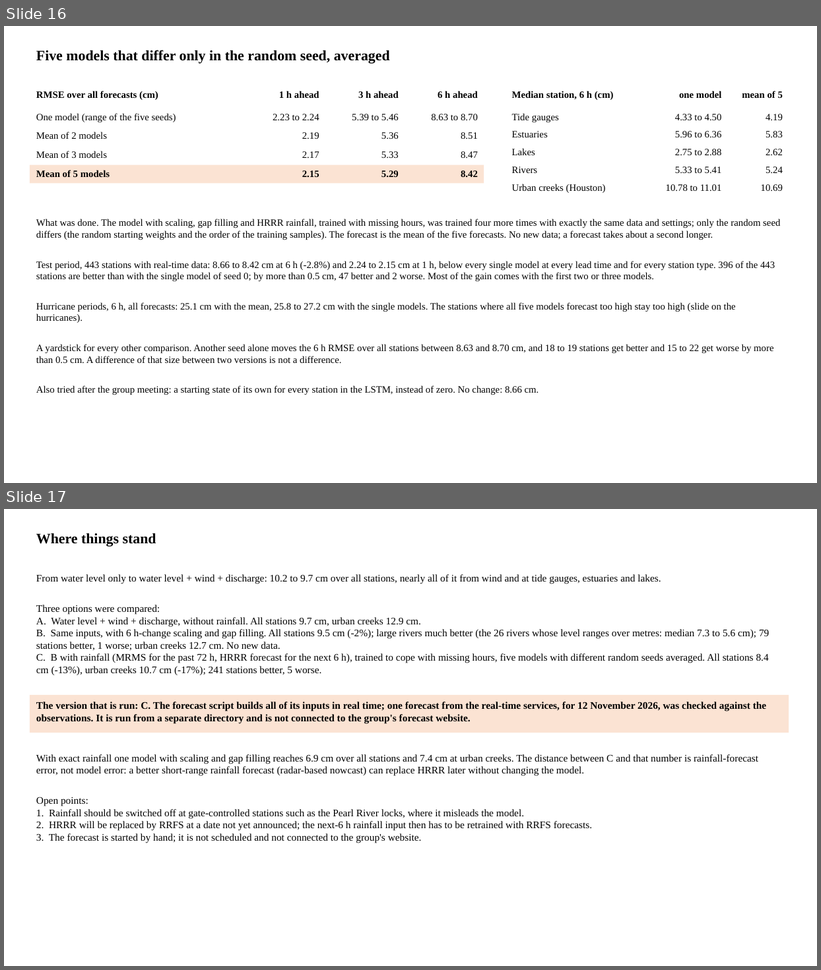
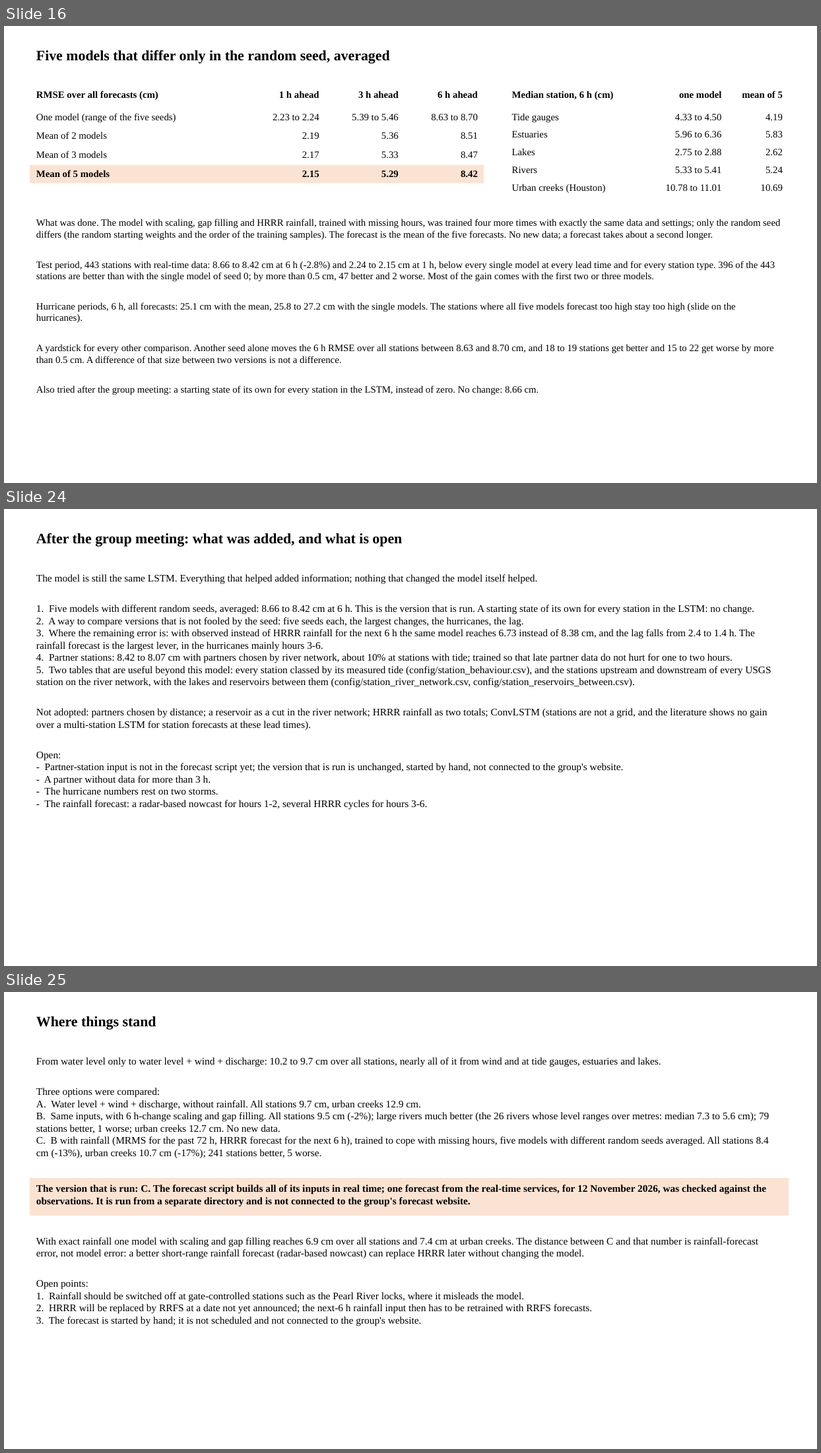
Before and after one commit to LaurenW1997/subdomainLSTM, a slide deck: deliverables/17_versions/version_comparison.pptx. Shown one above the other, each under a label of ours: slides 16 and 17 before the commit, slides 16, 24 and 25 after it; the slides between them are not shown. The pictures are 821x970 and 821x1453 pixels, drawn with LibreOffice and Linux fonts; fonts in the diff are those of the drawing. Boxes give left, top, right and bottom in pixels: in the first picture for what was removed or moved away, otherwise in the second. Text is boxed around its words. In the diff, an @@ line names an element or a change of style, - is before the commit and + after.

```diff
--- a/deliverables/17_versions/version_comparison.pptx
+++ b/deliverables/17_versions/version_comparison.pptx
@@ slide 24 added at [4, 509, 817, 966], background #FFFFFF @@
@@ text added at [36, 533, 402, 547], 17 pt, text #000000, bold @@
+After the group meeting: what was added, and what is open
@@ text added at [36, 574, 771, 810], 12 pt, text #000000 @@
+The model is still the same LSTM. Everything that helped added information; nothing that changed the model itself helped.
+1. Five models with different random seeds, averaged: 8.66 to 8.42 cm at 6 h. This is the version that is run. A starting state of its own for every station in the LSTM: no change.
+2. A way to compare versions that is not fooled by the seed: five seeds each, the largest changes, the hurricanes, the lag.
+3. Where the remaining error is: with observed instead of HRRR rainfall for the next 6 h the same model reaches 6.73 instead of 8.38 cm, and the lag falls from 2.4 to 1.4 h. The rainfall forecast is the largest lever, in the hurricanes mainly hours 3-6.
+4. Partner stations: 8.42 to 8.07 cm with partners chosen by river network, about 10% at stations with tide; trained so that late partner data do not hurt for one to two hours.
+5. Two tables that are useful beyond this model: every station classed by its measured tide (config/station_behaviour.csv), and the stations upstream and downstream of every USGS station on the river network, with the lakes and reservoirs between them (config/station_river_network.csv, config/station_reservoirs_between.csv).
+Not adopted: partners chosen by distance; a reservoir as a cut in the river network; HRRR rainfall as two totals; ConvLSTM (stations are not a grid, and the literature shows no gain over a multi-station LSTM for station forecasts at these lead times).
+Open:
+- Partner-station input is not in the forecast script yet; the version that is run is unchanged, started by hand, not connected to the group's website.
+- A partner without data for more than 3 h.
+- The hurricane numbers rest on two storms.
+- The rainfall forecast: a radar-based nowcast for hours 1-2, several HRRR cycles for hours 3-6.
@@ what was slide 17 is now slide 25 @@
```
Also in this commit, not shown: 7 other slides added, 3 other files.
